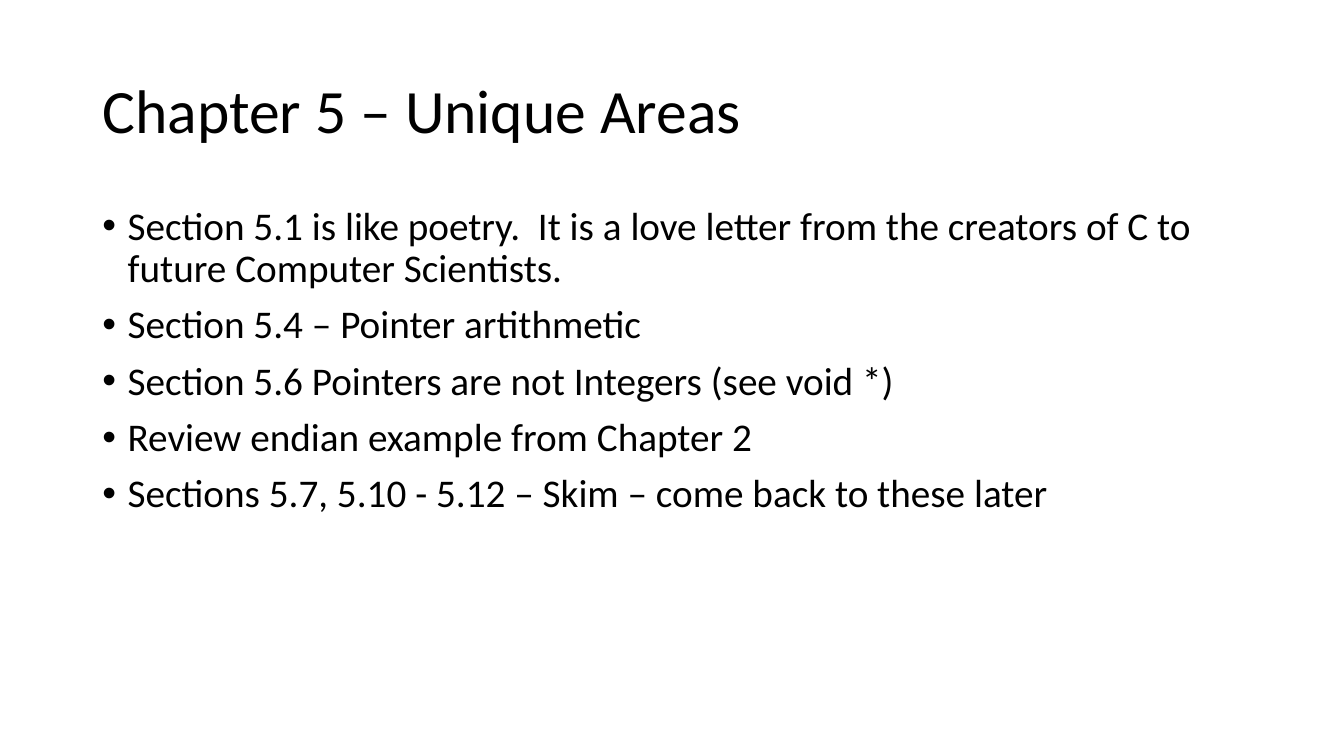
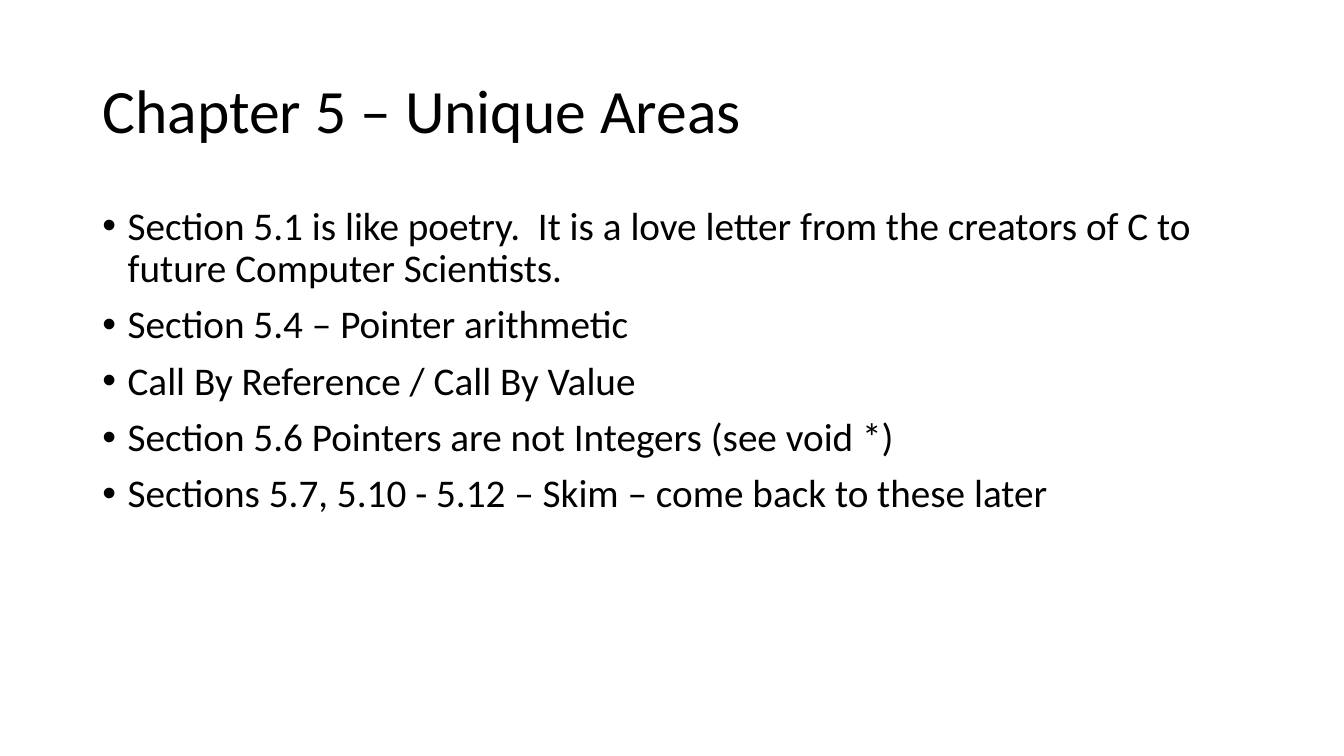
Before and after one commit to csev/cc4e, a slide deck: slide 2 of lectures/KR-5.pptx. Drawn at 1344x756 pixels with LibreOffice and Linux fonts; fonts in the diff are those of the drawing. Boxes give left, top, right and bottom in pixels: in the first picture for what was removed or moved away, otherwise in the second. Text is boxed around its words. In the diff, an @@ line names an element or a change of style, - is before the commit and + after.

Commit message:
Progress

```diff
--- a/lectures/KR-5.pptx
+++ b/lectures/KR-5.pptx
@@ text at (128, 310, 636, 402): text changed @@
-• Section 5.4 – Pointer artithmetic
+• Section 5.4 – Pointer arithmetic
+• Call By Reference / Call By Value
@@ text at (128, 423, 752, 458): paragraph removed @@
-• Review endian example from Chapter 2
```
Also in this commit, not shown: 1 other slide changed, 3 slides removed.
